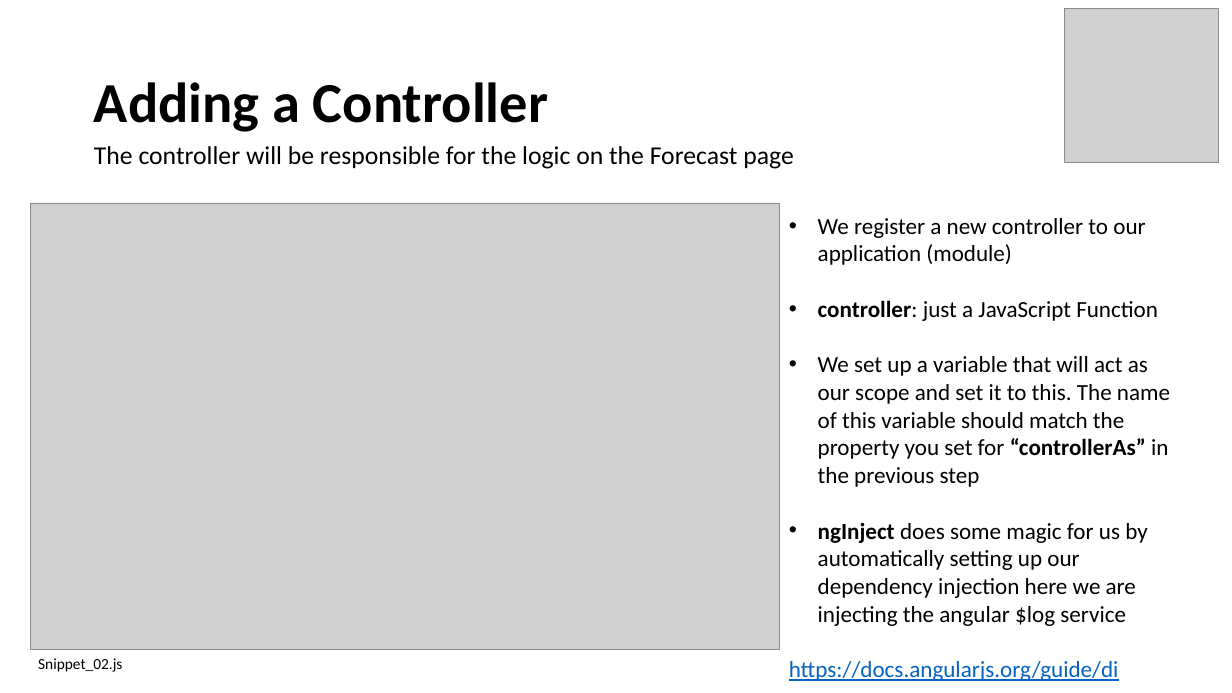
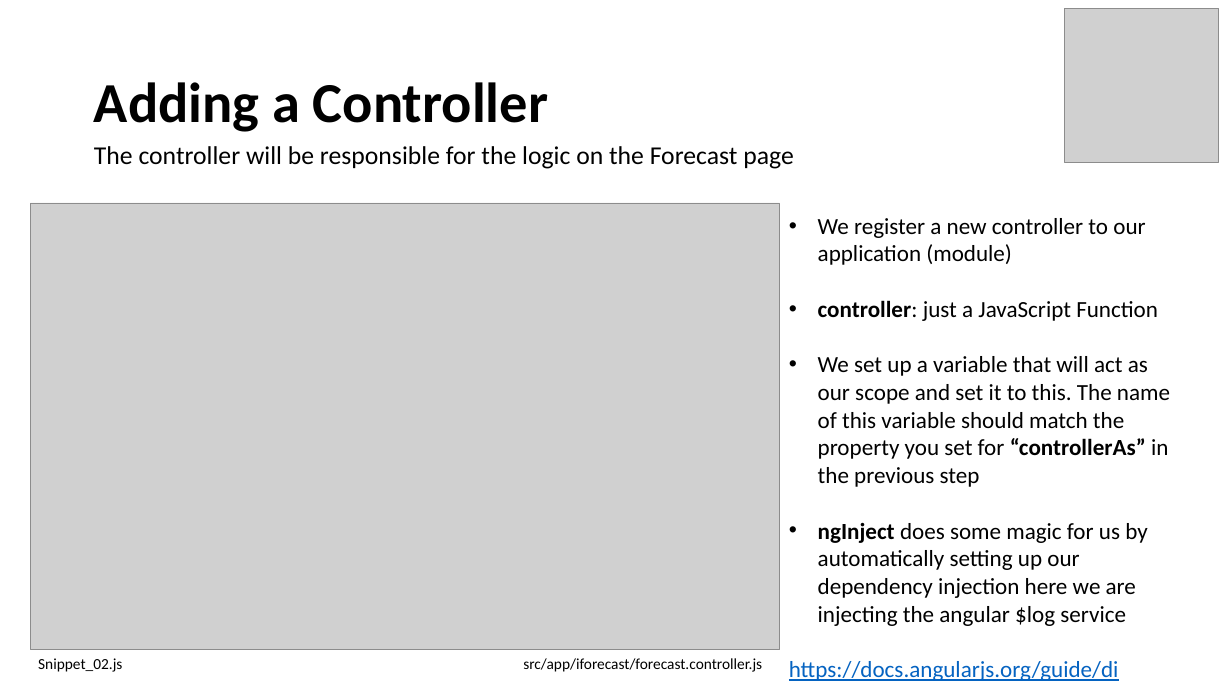
Before and after one commit to weiljx/weatherNg, a slide deck: slide 12 of Getting Started with Angular.pptx. Drawn at 1232x693 pixels with LibreOffice and Linux fonts; fonts in the diff are those of the drawing; grey boxes stand for pictures. Boxes give left, top, right and bottom in pixels: in the first picture for what was removed or moved away, otherwise in the second. Text is boxed around its words. In the diff, an @@ line names an element or a change of style, - is before the commit and + after.

```diff
--- a/Getting Started with Angular.pptx
+++ b/Getting Started with Angular.pptx
@@ text added at box(523, 658, 762, 672), 12 pt, text #000000 @@
+src/app/iforecast/forecast.controller.js
```
Also in this commit, not shown: 12 other slides changed, 10 other files.
